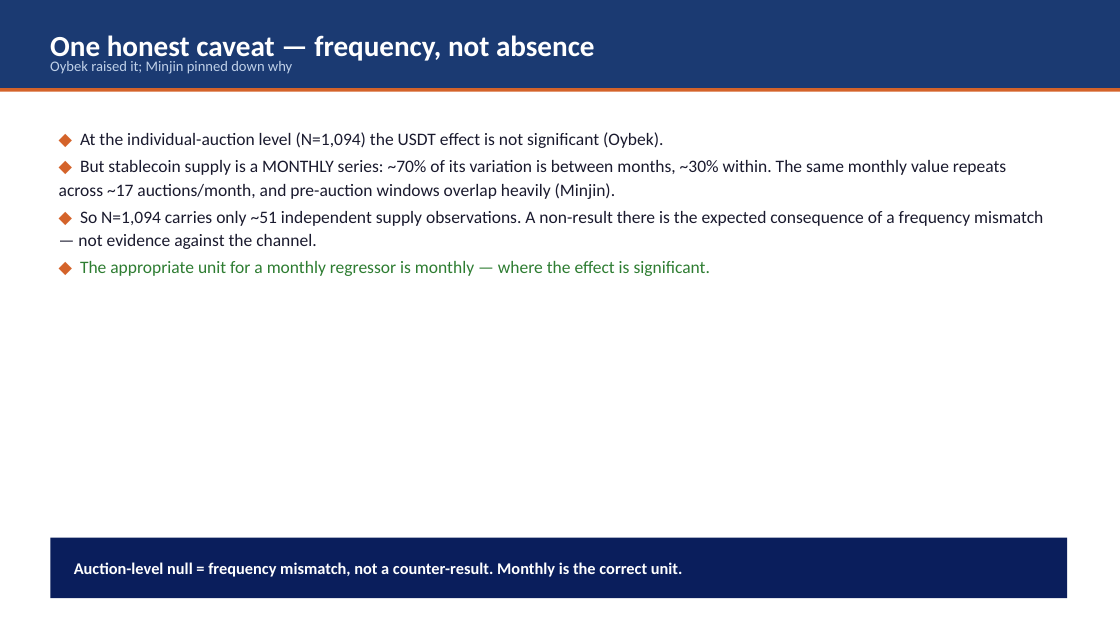
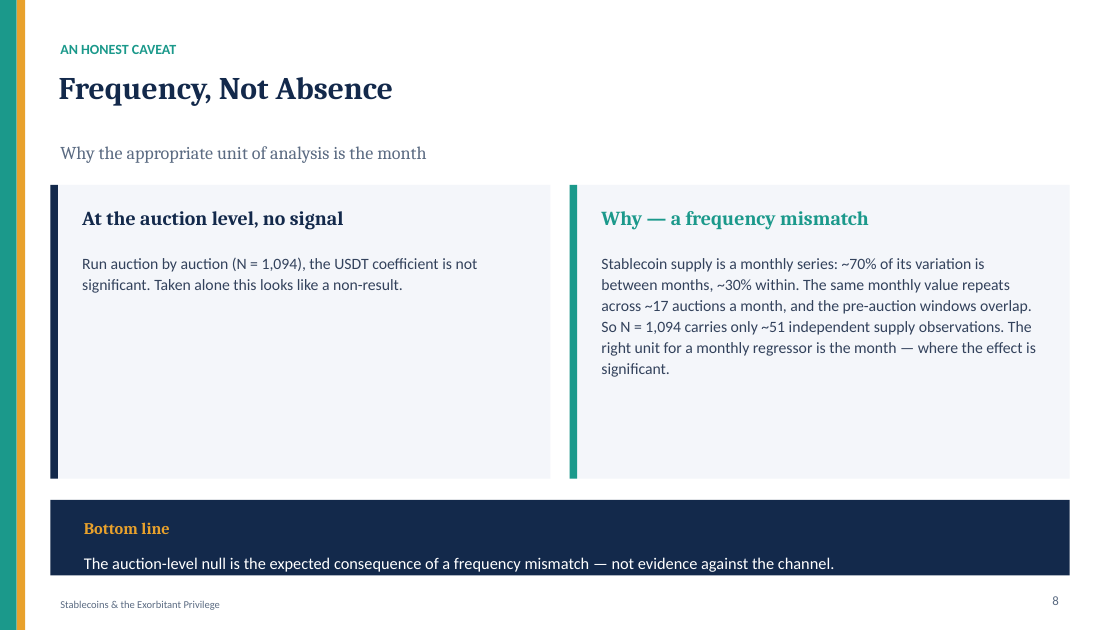
Before and after one commit to kimmireu0921/Stablecoins-and-the-Exorbitant-Privilege, a slide deck: slide 8 of Oybek_updates/FINAL_Stablecoin_Privilege.pptx (slide 7 before the commit). Drawn at 1120x630 pixels with LibreOffice and Linux fonts; fonts in the diff are those of the drawing. Boxes give left, top, right and bottom in pixels: in the first picture for what was removed or moved away, otherwise in the second. Text is boxed around its words. In the diff, an @@ line names an element or a change of style, - is before the commit and + after.

```diff
--- a/Oybek_updates/FINAL_Stablecoin_Privilege.pptx
+++ b/Oybek_updates/FINAL_Stablecoin_Privilege.pptx
@@ rectangle removed at (x1=0, y1=0, x2=1120, y2=88) @@
@@ rectangle added at (x1=0, y1=0, x2=17, y2=630), fill #1B998B @@
@@ rectangle added at (x1=17, y1=0, x2=25, y2=630), fill #E8A12C @@
@@ text added at (x1=60, y1=45, x2=176, y2=54), 12 pt, text #1B998B, bold @@
+AN HONEST CAVEAT
@@ rectangle removed at (x1=0, y1=88, x2=1120, y2=92) @@
@@ text "Frequency, Not Absence" at (x1=59, y1=77, x2=394, y2=106): vertical alignment middle to top @@
@@ text removed at (x1=50, y1=61, x2=292, y2=74) @@
-Oybek raised it; Minjin pinned down why
@@ text at (x1=59, y1=77, x2=394, y2=106): text changed; size 25 to 27 pt; font Calibri to Cambria; text colour #FFFFFF to #13294B @@
-One honest caveat — frequency, not absence
+Frequency, Not Absence
@@ text added at (x1=60, y1=146, x2=426, y2=163), 15.5 pt, text #5B6B82 @@
+Why the appropriate unit of analysis is the month
@@ rectangle added at (x1=50, y1=185, x2=550, y2=479), fill #F4F6FA @@
@@ rectangle added at (x1=50, y1=185, x2=58, y2=479), fill #13294B @@
@@ rectangle added at (x1=570, y1=185, x2=1070, y2=479), fill #F4F6FA @@
@@ rectangle added at (x1=570, y1=185, x2=577, y2=479), fill #1B998B @@
@@ text added at (x1=82, y1=211, x2=344, y2=230), 17 pt, text #13294B, bold @@
+At the auction level, no signal
@@ text added at (x1=601, y1=211, x2=869, y2=230), 17 pt, text #1B998B, bold @@
+Why — a frequency mismatch
@@ text added at (x1=82, y1=257, x2=478, y2=293), 13.5 pt, text #33425C @@
+Run auction by auction (N = 1,094), the USDT coefficient is not significant. Taken alone this looks like a non-result.
@@ text at (x1=601, y1=258, x2=1036, y2=377): text changed; size 15 to 13.5 pt; text colour #1A1A2E to #33425C @@
-◆ At the individual-auction level (N=1,094) the USDT effect is not significant (Oybek).
-◆ But stablecoin supply is a MONTHLY series: ~70% of its variation is between months, ~30% within. The same monthly value repeats across ~17 auctions/month, and pre-auction windows overlap heavily (Minjin).
-◆ So N=1,094 carries only ~51 independent supply observations. A non-result there is the expected consequence of a frequency mismatch — not evidence against the channel.
-◆ The appropriate unit for a monthly regressor is monthly — where the effect is significant.
+Stablecoin supply is a monthly series: ~70% of its variation is between months, ~30% within. The same monthly value repeats across ~17 auctions a month, and the pre-auction windows overlap. So N = 1,094 carries only ~51 independent supply observations. The right unit for a monthly regressor is the month — where the effect is significant.
@@ rectangle resized from (x1=50, y1=538, x2=1067, y2=598) to (x1=50, y1=500, x2=1070, y2=576) @@
@@ rectangle at (x1=50, y1=500, x2=1070, y2=576): fill #0A1E5C to #13294B @@
@@ text added at (x1=84, y1=522, x2=169, y2=534), 14 pt, text #E8A12C, bold @@
+Bottom line
@@ text "The auction-level null is the ..." at (x1=84, y1=557, x2=835, y2=572): vertical alignment middle to top @@
@@ text at (x1=84, y1=557, x2=835, y2=572): text changed; bold off @@
-Auction-level null = frequency mismatch, not a counter-result. Monthly is the correct unit.
+The auction-level null is the expected consequence of a frequency mismatch — not evidence against the channel.
@@ text added at (x1=1052, y1=596, x2=1058, y2=605), 11 pt, text #5B6B82 @@
+8
@@ text added at (x1=60, y1=601, x2=220, y2=610), 9 pt, text #5B6B82 @@
+Stablecoins & the Exorbitant Privilege
```
Also in this commit, not shown: 5 other slides changed, 9 slides added, 4 slides removed, 2 other files.
